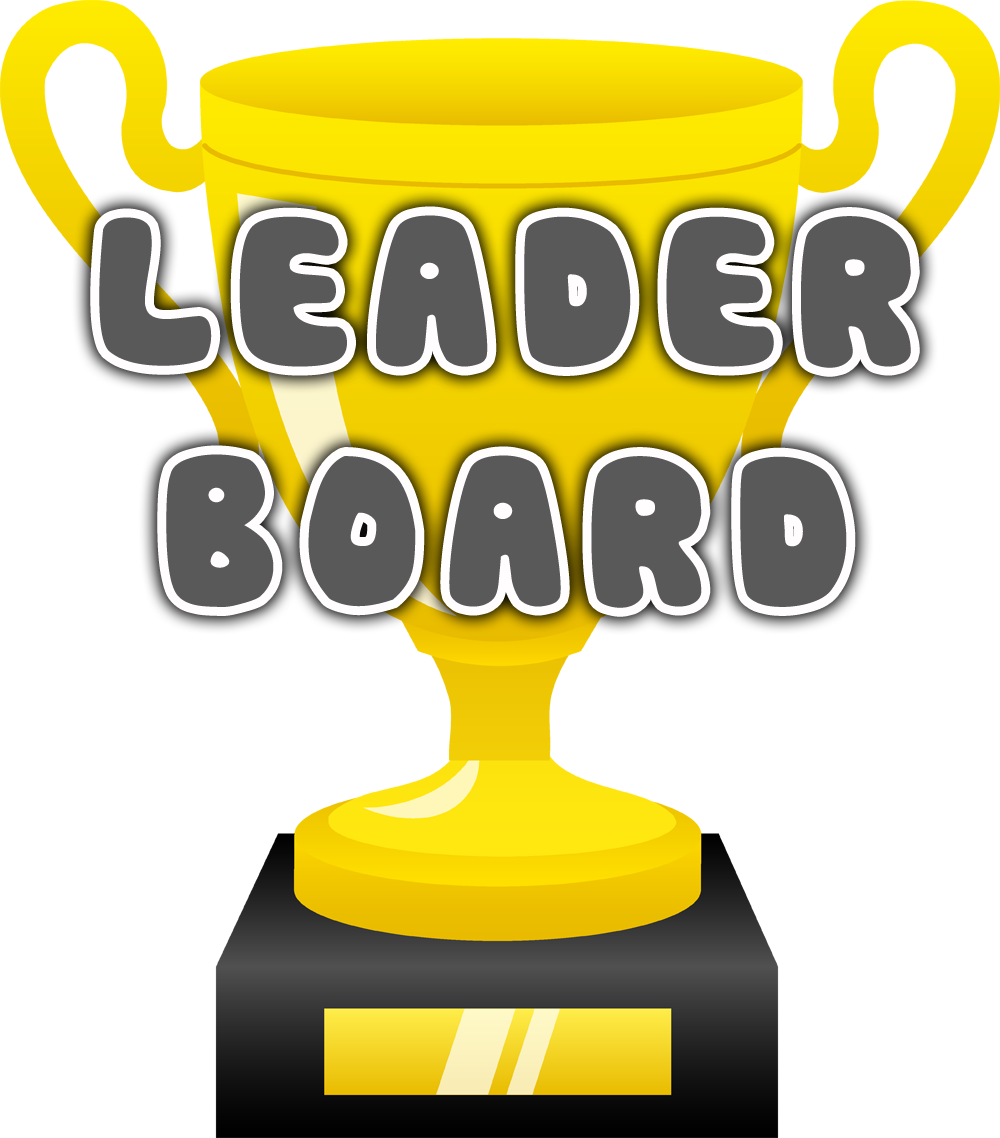
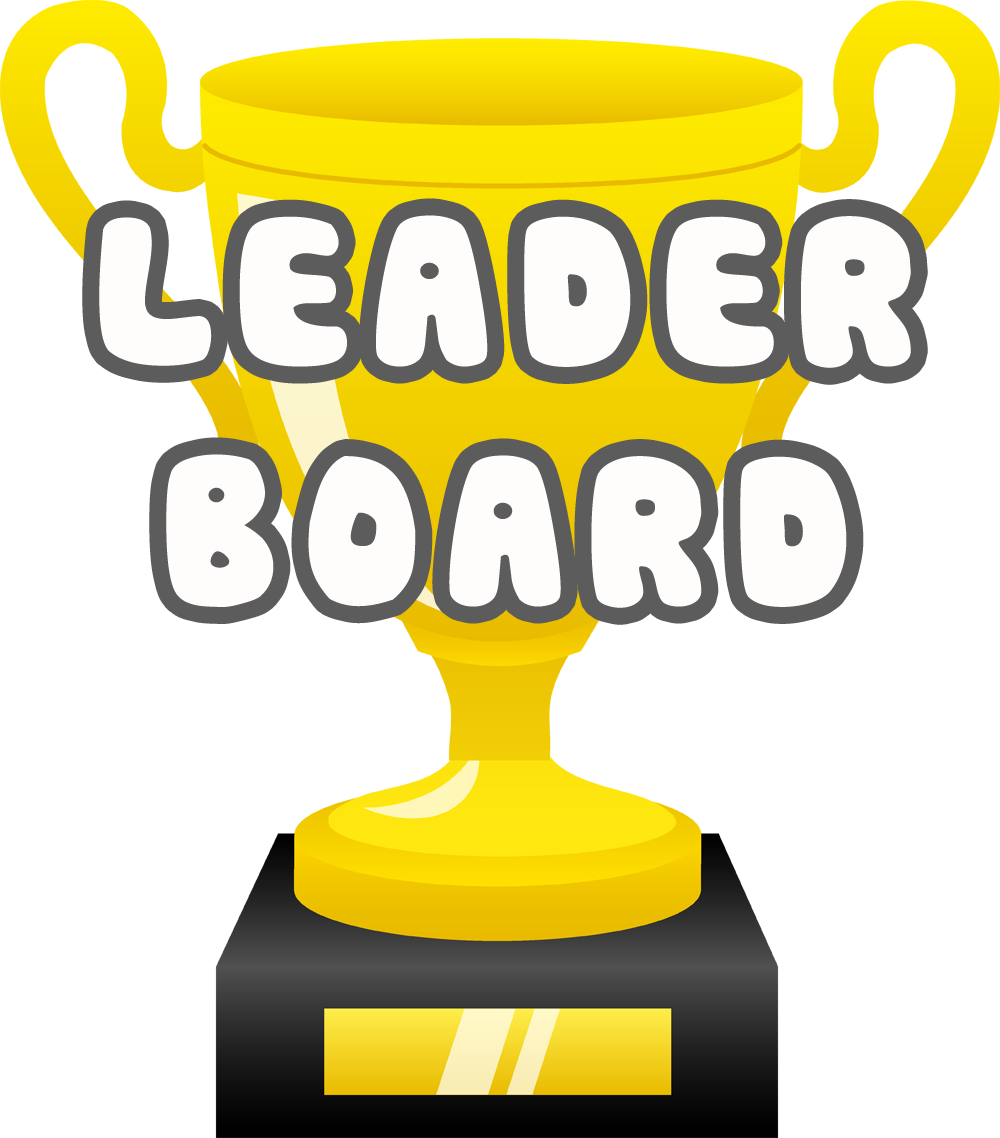
Layers edited between the first and the second w=1000, h=1138 image:
painted on "LEADER BOARD" over [99, 215, 911, 608]
